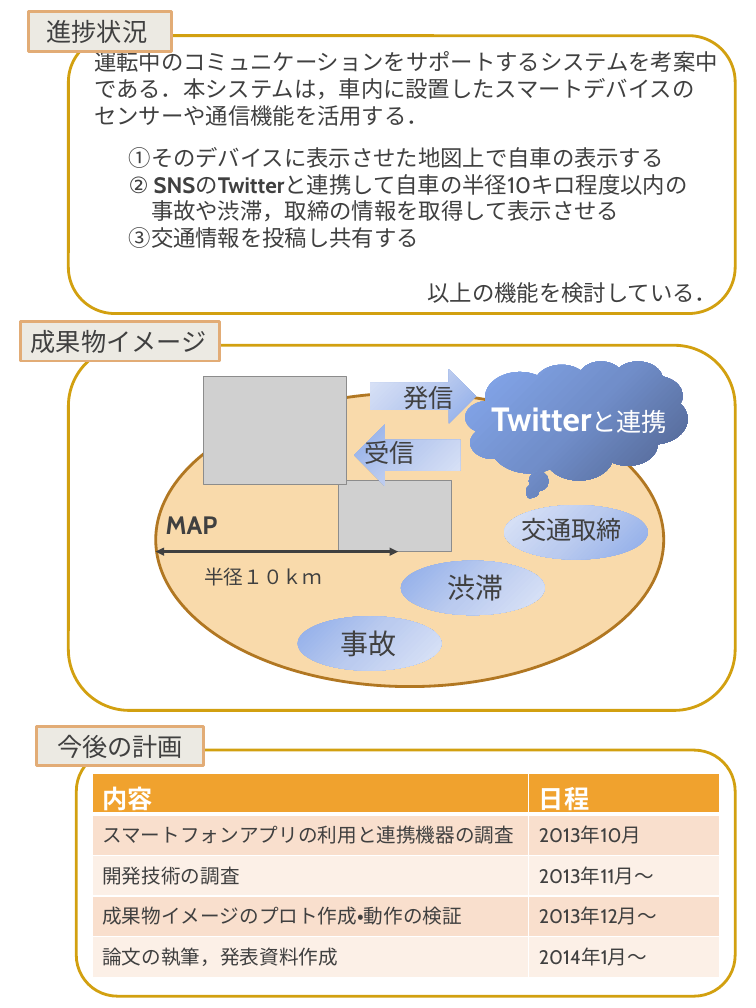
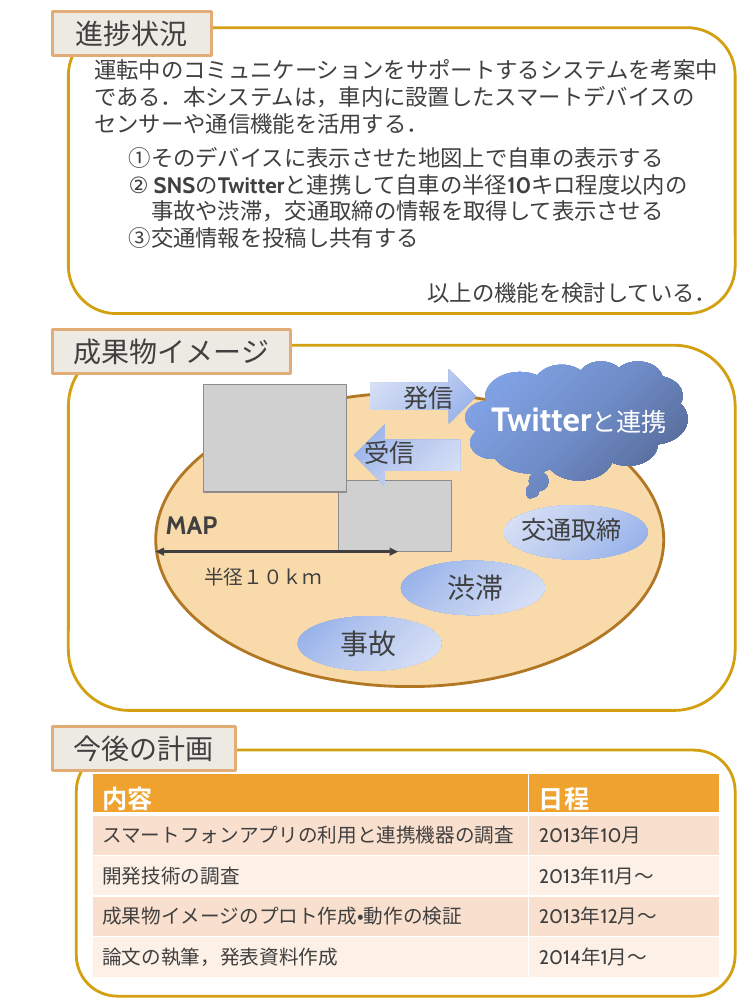
Before and after one commit to keimatsui/kadai, a slide deck: slide 2 of 卒業論文/2012/伊藤貴文/中間発表パワポ.pptx. Drawn at 756x1008 pixels with LibreOffice and Linux fonts; fonts in the diff are those of the drawing; grey boxes stand for pictures; background and template pictures are left out. Boxes give left, top, right and bottom in pixels: in the first picture for what was removed or moved away, otherwise in the second. Text is boxed around its words. In the diff, an @@ line names an element or a change of style, - is before the commit and + after.

Commit message:
訂正しました．
よろしくお願いします

```diff
--- a/卒業論文/2012/伊藤貴文/中間発表パワポ.pptx
+++ b/卒業論文/2012/伊藤貴文/中間発表パワポ.pptx
@@ rectangle removed at <box>29,12,172,51</box> @@
@@ rectangle "進捗状況": place and size @@
-rectangle "進捗状況" at <box>47,20,148,43</box>
+rectangle "進捗状況" at <box>52,12,211,56</box>
@@ rectangle "進捗状況" at <box>52,12,211,56</box>: size 18 to 20 pt; alignment left to centre; fill none to #ECEAE3; outline none to #E2AC76 2.25 pt @@
@@ rounded rectangle: place and size @@
-rounded rectangle at <box>69,35,735,313</box>
+rounded rectangle at <box>69,28,735,313</box>
@@ text "運転中のコミュニケーションをサポートするシステムを考案中": place and size @@
-text "運転中のコミュニケーションをサポートするシステムを考案中" at <box>94,48,718,126</box>
+text "運転中のコミュニケーションをサポートするシステムを考案中" at <box>94,56,718,134</box>
@@ text at <box>151,200,664,221</box>: text changed @@
-  事故や渋滞，取締の情報を取得して表示させる
+  事故や渋滞，交通取締の情報を取得して表示させる
@@ rectangle removed at <box>21,322,220,361</box> @@
@@ rectangle "成果物イメージ" at <box>52,330,290,374</box>: size 18 to 20 pt; alignment left to centre; fill none to #ECEAE3; outline none to #E2AC76 2.25 pt @@
@@ rectangle "成果物イメージ": place and size @@
-rectangle "成果物イメージ" at <box>31,330,207,353</box>
+rectangle "成果物イメージ" at <box>52,330,290,374</box>
@@ picture: place and size @@
-picture at <box>204,377,347,484</box>
+picture at <box>204,385,347,492</box>
@@ rectangle removed at <box>36,726,203,765</box> @@
@@ rectangle "今後の計画": place and size @@
-rectangle "今後の計画" at <box>57,734,183,758</box>
+rectangle "今後の計画" at <box>52,726,235,770</box>
@@ rectangle "今後の計画" at <box>52,726,235,770</box>: size 18 to 20 pt; fill none to #ECEAE3; outline none to #E2AC76 2.25 pt @@
```
Also in this commit, not shown: 1 other slide changed.
